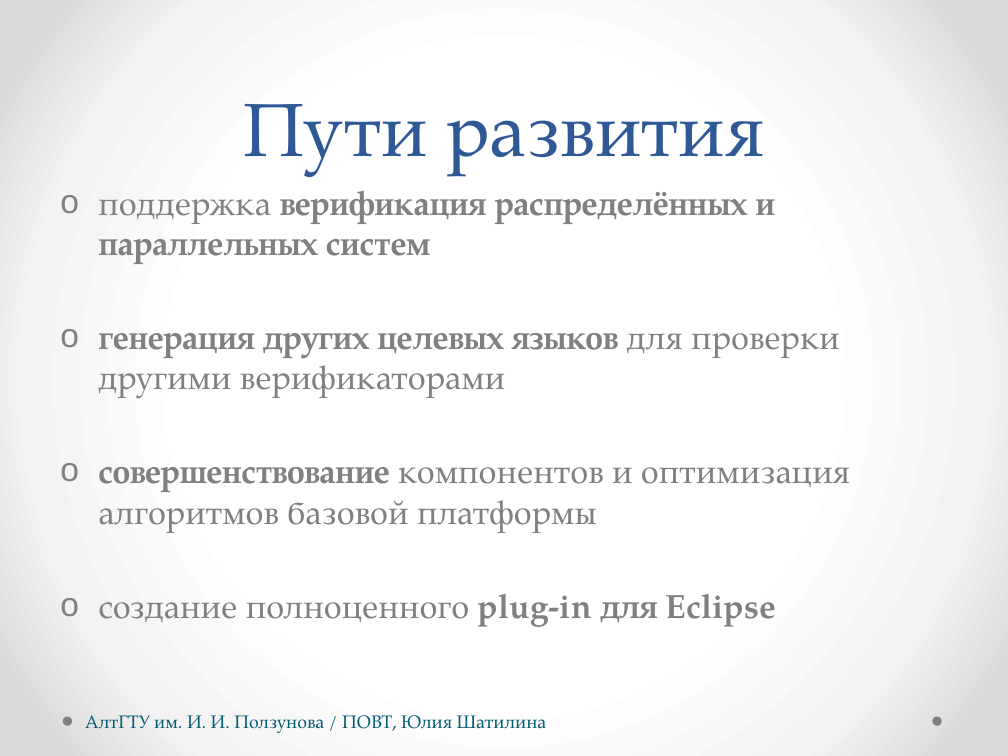
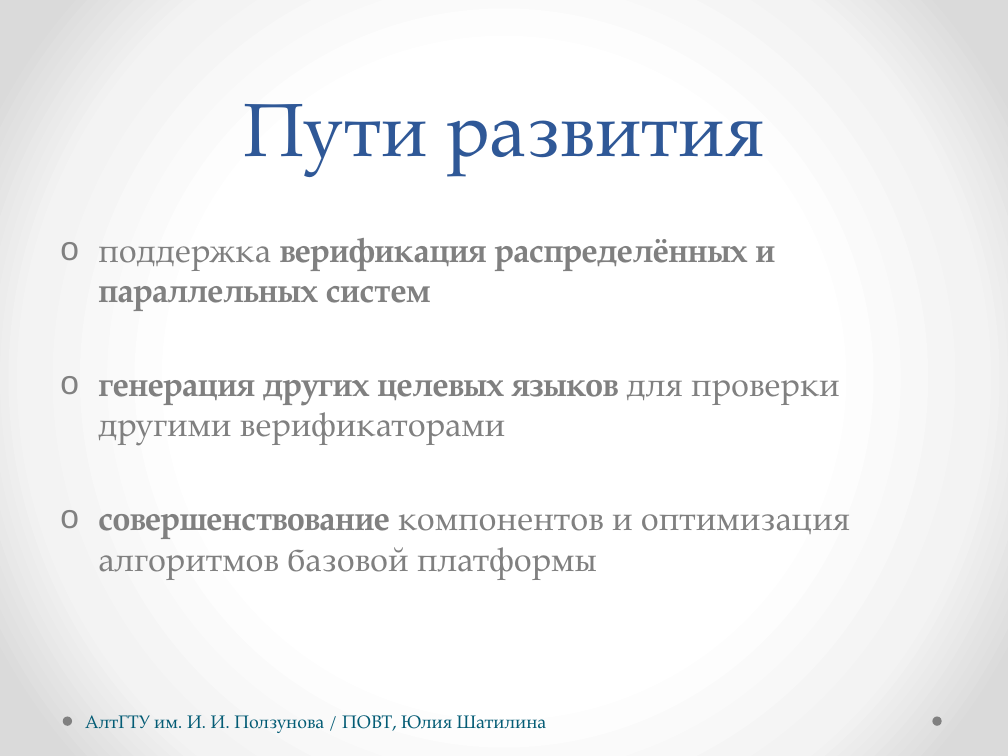
Before and after one commit to hisohito/proto-doc, a slide deck: slide 12 of shatilina.pptx. Drawn at 1008x756 pixels with LibreOffice and Linux fonts; fonts in the diff are those of the drawing. Boxes give left, top, right and bottom in pixels: in the first picture for what was removed or moved away, otherwise in the second. Text is boxed around its words. In the diff, an @@ line names an element or a change of style, - is before the commit and + after.

```diff
--- a/shatilina.pptx
+++ b/shatilina.pptx
@@ text at [98,594,776,627]: paragraph removed @@
-o создание полноценного plug-in для Eclipse
```
Also in this commit, not shown: 1 other slide changed, 3 other files.
